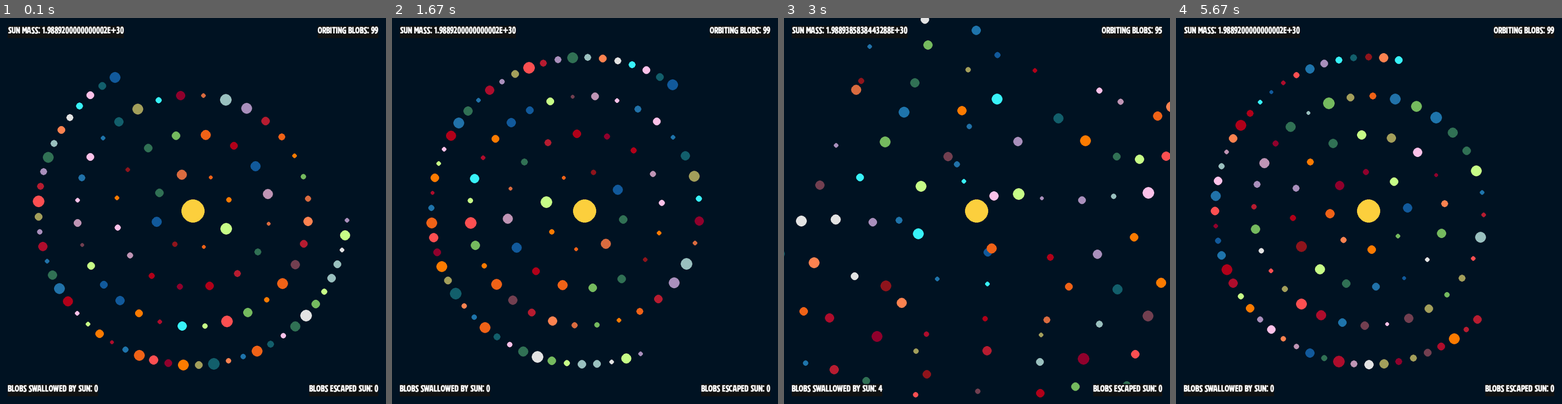
Above: before the commit, frames 1-4 (left to right).
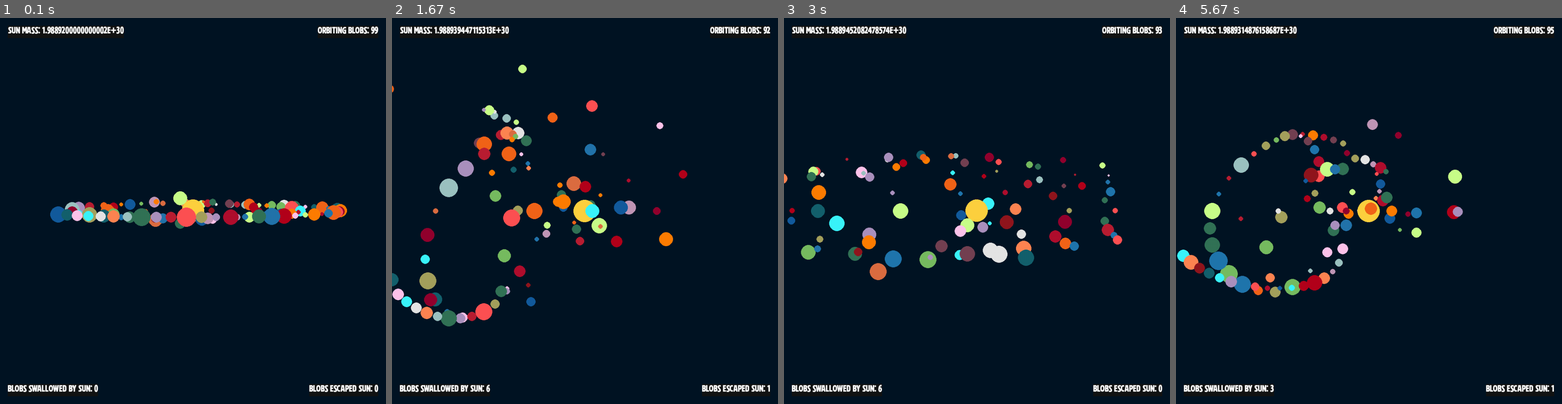
Above: after the commit, the same moments.

Repository: jmottster/newton
Game: pygame game, started from main.py
The game is run twice, just before and just after one commit, with the same random seed, the same clock (stepped at 60 frames per second) and the same inputs.
Inputs:
- Up to frame 1 (0.1 s): no input
- Up to frame 2 (1.67 s): hold D 0.33-0.8 s; hold W 0.83-1.3 s; hold D from 1.33 s (still down)
- Up to frame 3 (3 s): release D at 1.8 s; hold A 1.83-2.37 s; hold S 2.4-2.87 s; hold A from 2.9 s (still down)
- Up to frame 4 (5.67 s): release A at 3.37 s; hold W 3.4-3.87 s; hold D 3.9-4.53 s; hold S 4.57-5.03 s; hold A 5.07-5.53 s; hold D from 5.57 s (still down)

The runs differ from the first frame. In frame 1, 6.7% of the frame differs, in the area x 8-91%, y 14-92%; in frame 2, 8.6%, in the area x 0-98%, y 2-97%; in frame 3, 7.6%; in frame 4, 8.4%.

Commit message:
First draft of 3d version, many many changes

Diff:
--- a/blob_plotter.py
+++ b/blob_plotter.py
@@ -46,38 +46,49 @@
         self.blobs = []
         self.blobs_swalled = 0
         self.blobs_escaped = 0
+        self.z_axis = {}
         self.square_grid = SQUARE_BLOB_PLOTTER
         self.start_perfect_orbit = START_PERFECT_ORBIT
+        self.start_perfect_floor_bounce = START_PERFECT_FLOOR_BOUNCE
 
     def start_over(self):
         self.blobs = []
         self.blobs_swalled = 0
         self.blobs_escaped = 0
-        self.setup_blobs()
-
-    def setup_blobs(self):
+        self.z_axis = {}
+        self.plot_blobs()
+
+    def plot_blobs(self):
         # split the screen up into enough partitions for every blob
         if NUM_BLOBS > 9:
-            blob_partition = round((SCALED_SCREEN_SIZE / math.sqrt(NUM_BLOBS)))
+            blob_partition = round(((SCALED_SCREEN_SIZE) / math.sqrt(NUM_BLOBS)))
         else:
             blob_partition = SCALED_SCREEN_SIZE / 4
 
+        half_screen = SCALED_SCREEN_SIZE / 2
+
         # Set up the center blob, which will be the massive star all other blobs orbit
-        x = SCALED_SCREEN_SIZE / 2
-        y = SCALED_SCREEN_SIZE / 2
-
-        self.blobs.append(
-            MassiveBlob(
-                CENTER_BLOB_NAME,
-                CENTER_BLOB_COLOR,
-                CENTER_BLOB_RADIUS,
-                CENTER_BLOB_MASS,
-                x,
-                y,
-                0,
-                0,
-            )
-        )
+        x = half_screen
+        y = half_screen
+        z = half_screen
+
+        sun_blob = MassiveBlob(
+            CENTER_BLOB_NAME,
+            CENTER_BLOB_COLOR,
+            CENTER_BLOB_RADIUS,
+            CENTER_BLOB_MASS,
+            x,
+            y,
+            z,
+            0,
+            0,
+            0,
+        )
+        self.blobs.append(sun_blob)
+
+        if self.z_axis.get(sun_blob.z) is None:
+            self.z_axis[sun_blob.z] = []
+        self.z_axis[sun_blob.z].append(sun_blob)
 
         # Blob placement grid, either square (if SQUARE_BLOB_PLOTTER True) or circular . . .
 
@@ -87,11 +98,12 @@
         x_turns = 1
 
         # Interators for circular grid placement
-        plot_rad = 0
+        plot_phi = 0.0
+        plot_theta = math.pi * 0.5
         pi_inc = 0.25
         plot_radius = blob_partition
 
-        for z in range(NUM_BLOBS - 1):
+        for i in range(NUM_BLOBS - 1):
             # Set up some random values for this blob
             color = round(random.random() * (len(COLORS) - 1))
             radius = round((random.random() * (MAX_RADIUS - MIN_RADIUS)) + MIN_RADIUS)
@@ -107,9 +119,9 @@
                         y_turns = y_count + 1
                         y_count = 0
 
-                    if y <= (SCALED_SCREEN_SIZE / 2):
+                    if y <= half_screen:
                         x += blob_partition
-                    elif y > (SCALED_SCREEN_SIZE / 2):
+                    elif y > half_screen:
                         x -= blob_partition
                 else:
                     y_count += 1
@@ -117,95 +129,110 @@
                     if y_turns == 0:
                         x_turns = y_count + 1
 
-                    if x >= (SCALED_SCREEN_SIZE / 2):
+                    if x >= half_screen:
                         y += blob_partition
-                    elif x < (SCALED_SCREEN_SIZE / 2):
+                    elif x < half_screen:
                         y -= blob_partition
             else:  # Circular grid x,y plot for this blob
                 # Get x and y for this blob, vars set up from last interation or initial setting
-                x = (SCALED_SCREEN_SIZE / 2) + math.cos(plot_rad) * plot_radius
-                y = (SCALED_SCREEN_SIZE / 2) + math.sin(plot_rad) * plot_radius
+                x = half_screen + plot_radius * math.sin(plot_theta) * math.cos(
+                    plot_phi
+                )
+                y = half_screen + plot_radius * math.sin(plot_theta) * math.sin(
+                    plot_phi
+                )
+                z = half_screen + plot_radius * math.cos(plot_theta)
 
                 # Set up vars for next interation, move the "clock dial" another notch,
                 # or make it longer by blob_partition if we've gone around 360 degrees
-                if round(plot_rad, 8) == round((math.pi * 2) - (math.pi * pi_inc), 8):
-                    plot_rad = 0
+                if round(plot_phi, 8) == round((math.pi * 2) - (math.pi * pi_inc), 8):
+                    plot_phi = 0.0
                     plot_radius += blob_partition
                     pi_inc = pi_inc / 2
                 else:
-                    plot_rad += math.pi * pi_inc
+                    plot_phi += math.pi * pi_inc
 
             # Figure out velocity for this blob
-            dx = x - (SCALED_SCREEN_SIZE / 2)
-            dy = y - (SCALED_SCREEN_SIZE / 2)
+            dx = x - half_screen
+            dy = y - half_screen
+            dz = z - half_screen
+            d = math.sqrt(dx**2 + dy**2 + dz**2)
 
             velocity = 0
             if self.start_perfect_orbit:
                 # get velocity for a perfect orbit around center blob
-                d = math.sqrt(dx**2 + dy**2)
                 velocity = math.sqrt(G * CENTER_BLOB_MASS / d)
+            elif self.start_perfect_floor_bounce:
+                # get velocity for a perfect floor bounce when that is on
+                velocity = math.sqrt(G * FLOOR_MASS / d)
             else:
                 # Just use a random velocity
                 velocity = (
                     random.random() * (MAX_VELOCITY - MIN_VELOCITY) + MIN_VELOCITY
                 )
 
-            # Take our angle to the center and move it 90 degrees
-            # to set an orbital trajectory
-            rad = math.atan2(dy, dx)
-            rad = rad + (math.pi * 0.5)
-            # Set x and y velocities proportionate to orbital direction
-            velocityx = math.cos(rad) * velocity
-            velocityy = math.sin(rad) * velocity
-
-            ## Make sure all velocities are pointing is the right direction
-
-            # Adjust y velocities according to where they are on the x axis
-            if x > (SCALED_SCREEN_SIZE / 2) and velocityy < 0:
-                velocityy = -velocityy
-            elif x < (SCALED_SCREEN_SIZE / 2) and velocityy > 0:
-                velocityy = -velocityy
-
-            # Adjust x velocities according to where they are on the y axis
-            if y > (SCALED_SCREEN_SIZE / 2) and velocityx > 0:
-                velocityx = -velocityx
-            elif y < (SCALED_SCREEN_SIZE / 2) and velocityx < 0:
-                velocityx = -velocityx
+            theta = math.acos(dz / d)
+            phi = math.atan2(dy, dx)
+
+            theta = theta + (math.pi * 0.25)
+            phi = phi - (math.pi * 0.5)
+
+            velocityx = velocity * math.sin(theta) * math.cos(phi)
+            velocityy = velocity * math.sin(theta) * math.sin(phi)
+            velocityz = velocity * math.cos(theta)
 
             # Phew, let's instantiate this puppy . . .
-            self.blobs.append(
-                MassiveBlob(
-                    str(z + 1), COLORS[color], radius, mass, x, y, velocityx, velocityy
+            new_blob = MassiveBlob(
+                str(i + 1),
+                COLORS[color],
+                radius,
+                mass,
+                y,
+                z,
+                x,
+                velocityz,
+                velocityy,
+                velocityx,
+            )
+            self.blobs.append(new_blob)
+
+            if self.z_axis.get(new_blob.z) is None:
+                self.z_axis[new_blob.z] = []
+            self.z_axis[new_blob.z].append(new_blob)
+
+    def draw_blobs(self, screen, blob_font):
+        keys = reversed(sorted(self.z_axis.keys()))
+
+        for key in keys:
+            # Draw the blobs
+            for blob in self.z_axis[key]:
+                # get rid of dead blobs
+                if blob.dead:
+                    if blob.swallowed:
+                        self.blobs_swalled += 1
+                    elif blob.escaped:
+                        self.blobs_escaped += 1
+                    self.blobs.remove(blob)
+                    continue
+                x, y = blob.x * SCALE, blob.y * SCALE
+
+                pygame.draw.circle(
+                    screen,
+                    blob.color,
+                    (x, y),
+                    blob.radius,
                 )
-            )
-
-    def draw_blobs(self, screen, blob_font):
-        # Draw the blobs
-        for blob in self.blobs:
-            # get rid of dead blobs
-            if blob.dead:
-                if blob.swallowed:
-                    self.blobs_swalled += 1
-                elif blob.escaped:
-                    self.blobs_escaped += 1
-                self.blobs.remove(blob)
-                continue
-            x, y = blob.x * SCALE, blob.y * SCALE
-            pygame.draw.circle(
-                screen,
-                blob.color,
-                (x, y),
-                blob.radius,
-            )
-            # Uncomment for writting lables on blobs
-            # mass_text = blob_font.render(f"{blob.name}", 1, (255, 255, 255), (0, 0, 0))
-            # screen.blit(
-            #     mass_text,
-            #     (
-            #         (blob.x * SCALE) - (mass_text.get_width() / 2),
-            #         (blob.y * SCALE) - (mass_text.get_height() / 2),
-            #     ),
-            # )
+                # Uncomment for writting lables on blobs
+                # mass_text = blob_font.render(
+                #     f"{round(blob.radius)}", 1, (255, 255, 255), (0, 0, 0)
+                # )
+                # screen.blit(
+                #     mass_text,
+                #     (
+                #         (blob.x * SCALE) - (mass_text.get_width() / 2),
+                #         (blob.y * SCALE) - (mass_text.get_height() / 2),
+                #     ),
+                # )
 
     def draw_stats(self, screen, stat_font):
         # Top left, showing sun mass
@@ -271,6 +298,7 @@
     def update_blobs(self):
         # set up hash to prevent double checking blob pairs for collision
         checked = {}
+        self.z_axis = {}
 
         # Check blobs
         for blob in self.blobs:
@@ -283,7 +311,13 @@
             checked[id(blob)] = 1
 
             # Change direction or wrap if hitting the edge of screen
-            # blob.edge_detection(screen, wrap)
+            # blob.edge_detection(wrap)
+            # Turn on floor gravity (experimental)
+            # blob.floor_gravity(G)
 
             # Apply velocity
             blob.advance()
+
+            if self.z_axis.get(blob.z) is None:
+                self.z_axis[blob.z] = []
+            self.z_axis[blob.z].append(blob)
--- a/globals.py
+++ b/globals.py
@@ -19,38 +19,42 @@
 
 
 # Global vars
+
+
+# No need to ever change these
 G = 6.67428e-11  # Gravitational constant
 AU = 149.6e6 * 1000  # 1 Astronomical Unit
-SCALE_FACTOR = 500  # Number of pixles to equal 1 AU
+
+# Change to scale the size of universe (thus window)
+SCALE_PERCENT = 1
+SCALE_FACTOR = 500 * SCALE_PERCENT  # Number of pixles to equal 1 AU
+TIMESCALE = 3600 * 12 * SCALE_PERCENT  # elapsed time per frame, in seconds
+# Height and width of screen (square is best for orbits)
+SCREEN_SIZE = 1000 * SCALE_PERCENT
+MIN_RADIUS = 5 * SCALE_PERCENT
+MAX_RADIUS = 20 * SCALE_PERCENT
 SCALE = SCALE_FACTOR / AU  # 1 AU = SCALE_FACTOR pixels
+SCALED_SCREEN_SIZE = (SCREEN_SIZE / SCALE_FACTOR) * AU  # Real height and width in AU
 FRAME_RATE = 60  # there are FRAME_RATE frames per second
-TIMESCALE = 3600 * 12  # elapsed time per frame, in seconds
-SCREEN_SIZE = 1000  # Height and width of screen (square is best for orbits)
-SCALED_SCREEN_SIZE = (SCREEN_SIZE / SCALE_FACTOR) * AU  # Real height and width in AU
-BACKGROUND_COLOR = (0, 21, 36)  # screen background color
-# night black (19, 21, 21)
-# jet grey (43, 44, 40)
-# rich black (0, 21, 36)
-DISPLAY_FONT = path.join("resources", "Rushfordclean-rgz89.otf")
-WINDOW_ICON = path.join("resources", "newton_icon.png")
 
 # Vars for creating blobs somewhat randomly
 NUM_BLOBS = 100
-MIN_RADIUS = 5
-MAX_RADIUS = 15
-START_PERFECT_ORBIT = True  # If true all blobs will start
+# If true all blobs will start
 # with a perfect orbital velocity
-SQUARE_BLOB_PLOTTER = False  # Plot blobs in a square grid to start
+START_PERFECT_ORBIT = True
+START_PERFECT_FLOOR_BOUNCE = False
+# Plot blobs in a square grid to start
 # (more chaos to start), otherwise a perfect circular grid (less chaos to start) will be used
+SQUARE_BLOB_PLOTTER = False
 MIN_VELOCITY = 47.4 * 1000  # Only if START_PERFECT_ORBIT is False
 MAX_VELOCITY = 29.783 * 1000  # Only if START_PERFECT_ORBIT is False
 MIN_MASS = 3.30 * 10**23 * 0.75  # currently set with 75% of mass of Mercury
 MAX_MASS = 5.9742 * 10**24  # currently set with mass of Earth
+FLOOR_MASS = 1.98892 * 10**28
 CENTER_BLOB_MASS = 1.98892 * 10**30  # currently set with mass of the sun
-CENTER_BLOB_RADIUS = 30
+CENTER_BLOB_RADIUS = 30 * SCALE_PERCENT
 CENTER_BLOB_COLOR = (255, 210, 63)
 CENTER_BLOB_NAME = "sun"
-
 COLORS = [
     (221, 110, 66),
     (33, 118, 174),
@@ -78,6 +82,14 @@
     (166, 161, 94),
     (194, 151, 184),
 ]
+BACKGROUND_COLOR = (0, 21, 36)  # screen background color
+# night black (19, 21, 21)
+# jet grey (43, 44, 40)
+# rich black (0, 21, 36)
+DISPLAY_FONT = path.join("resources", "Rushfordclean-rgz89.otf")
+WINDOW_ICON = path.join("resources", "newton_icon.png")
+STAT_FONT_SIZE = round(24 * SCALE_PERCENT)
+BLOB_FONT_SIZE = round(16 * SCALE_PERCENT)
 
 
 # TODO get this working, keep false for now
--- a/main.py
+++ b/main.py
@@ -5,7 +5,6 @@
 
 by Jason Mott, copyright 2024
 """
-
 
 import pygame
 from resources import resource_path
@@ -30,13 +29,13 @@
 img = pygame.image.load(resource_path(WINDOW_ICON))
 pygame.display.set_icon(img)
 clock = pygame.time.Clock()
-stat_font = pygame.font.Font(resource_path(DISPLAY_FONT), 24)
-blob_font = pygame.font.Font(resource_path(DISPLAY_FONT), 18)
+stat_font = pygame.font.Font(resource_path(DISPLAY_FONT), STAT_FONT_SIZE)
+blob_font = pygame.font.Font(resource_path(DISPLAY_FONT), BLOB_FONT_SIZE)
 
 
 # Get all the blobs ready to roll
 blob_plotter = BlobPlotter()
-blob_plotter.setup_blobs()
+blob_plotter.plot_blobs()
 
 # Runtime behavior bools
 running = True
--- a/massive_blob.py
+++ b/massive_blob.py
@@ -47,7 +47,7 @@
     advance()
         applies velocity to blob, changing its x,y coordinates for next frame draw
 
-    edge_detection(screen, wrap)
+    edge_detection(wrap)
         Checks to see if blob is hitting the edge of the screen, and reverses velocity if so
         or it wraps to other end of screen if wrap==True (wrap currently not working)
 
@@ -60,21 +60,40 @@
         g is the Gravitational Constant to be applied to equation
     """
 
-    def __init__(self, name, color, radius, mass, x, y, vx, vy):
+    def __init__(self, name, color, radius, mass, x, y, z, vx, vy, vz):
         self.GRAVITATIONAL_RANGE = SCALED_SCREEN_SIZE
-        self.mass = mass
+        self.scaled_screen_size_squared = SCALED_SCREEN_SIZE * 2
+        self.scaled_screen_size_half = SCALED_SCREEN_SIZE / 2
+
         self.name = name
         self.color = color
         self.radius = radius
         self.scaled_radius = (self.radius / SCALE_FACTOR) * AU
+        self.mass = mass
         self.x = x
         self.y = y
+        self.z = z
+        self.orig_radius = (
+            self.scaled_radius,
+            self.scaled_radius / 2,
+        )
         self.vx = vx  # x velocity per frame
         self.vy = vy  # y velocity per frame
+        self.vz = vz  # z velocity per frame
         self.dead = False
         self.swallowed = False
         self.escaped = False
 
+        self.fake_blob_z()
+
+    def fake_blob_z(self):
+        # alters viewed radius to show perspective (closer=bigger/further=smaller)
+        diff = self.scaled_screen_size_half - self.z
+        self.scaled_radius = self.orig_radius[0] + (
+            self.orig_radius[1] * (diff / self.scaled_screen_size_half) * 0.75
+        )
+        self.radius = self.scaled_radius * SCALE
+
     def advance(self):
         # Advace x by velocity (one frame, with TIMESTEP elapsed time)
         self.x += self.vx * TIMESCALE
@@ -82,42 +101,74 @@
         # Advace y by velocity (one frame, with TIMESTEP elapsed time)
         self.y += self.vy * TIMESCALE
 
-    def edge_detection(self, screen, wrap):
+        # Advace z by velocity (one frame, with TIMESTEP elapsed time)
+        self.z += self.vz * TIMESCALE
+
+        self.fake_blob_z()
+
+    def edge_detection(self, wrap):
         if wrap:
             # TODO fix wraping for scale
             # Move real x to other side of screen if it's gone off the edge
             if self.vx < 0 and self.x < 0:
-                self.x = screen.get_width()
-            elif self.vx > 0 and self.x > screen.get_width():
+                self.x = SCALED_SCREEN_SIZE
+            elif self.vx > 0 and self.x > SCALED_SCREEN_SIZE:
                 self.x = 0
 
             # Move real y to other side of screen if it's gone off the edge
             if self.vy < 0 and self.y < 0:
-                self.y = screen.get_height()
-            elif self.vy > 0 and self.y > screen.get_height():
+                self.y = SCALED_SCREEN_SIZE
+            elif self.vy > 0 and self.y > SCALED_SCREEN_SIZE:
                 self.y = 0
 
         else:
             zero = 0  # -(SCALED_SCREEN_SIZE / 4)
-            screen_size = SCALED_SCREEN_SIZE  # + (SCALED_SCREEN_SIZE / 4)
+            screen_size = (
+                SCREEN_SIZE  # SCALED_SCREEN_SIZE  # + (SCALED_SCREEN_SIZE / 4)
+            )
+            local_x = self.x * SCALE
+            local_y = self.y * SCALE
+            local_z = self.z * SCALE
 
             # Change x direction if hitting the edge of screen
-            if ((self.x - self.scaled_radius) < zero) and (self.vx < 0):
+            if ((local_x - self.radius) <= zero) and (self.vx <= 0):
                 self.vx = -self.vx
-            if ((self.x + self.scaled_radius) > screen_size) and (self.vx > 0):
+                self.x = self.scaled_radius
+                self.vx = self.vx * 0.995
+
+            if ((local_x + self.radius) >= screen_size) and (self.vx >= 0):
                 self.vx = -self.vx
+                self.x = SCALED_SCREEN_SIZE - self.scaled_radius
+                self.vx = self.vx * 0.995
 
             # Change y direction if hitting the edge of screen
-            if ((self.y - self.scaled_radius) < zero) and (self.vy < 0):
+            if ((local_y - self.radius) <= zero) and (self.vy <= 0):
                 self.vy = -self.vy
-            if ((self.y + self.scaled_radius) > screen_size) and self.vy > 0:
+                self.y = self.scaled_radius
+                self.vy = self.vy * 0.995
+
+            if ((local_y + self.radius) >= screen_size) and self.vy >= 0:
                 self.vy = -self.vy
+                self.y = SCALED_SCREEN_SIZE - self.scaled_radius
+                self.vy = self.vy * 0.995
+
+            # Change z direction if hitting the edge of screen
+            if ((local_z - self.radius) <= screen_size) and (self.vz <= 0):
+                self.vz = -self.vz
+                self.z = self.scaled_radius
+                self.vz = self.vz * 0.995
+
+            if ((local_z + self.radius) >= screen_size - screen_size) and self.vz >= 0:
+                self.vz = -self.vz
+                self.z = SCALED_SCREEN_SIZE - self.scaled_radius
+                self.vz = self.vz * 0.995
 
     def collision_detection(self, blob):
         dx = blob.x - self.x
         dy = blob.y - self.y
-        d = math.sqrt((dx * dx) + (dy * dy))
-        dd = self.scaled_radius + blob.scaled_radius
+        dz = blob.z - self.z
+        d = math.sqrt((dx**2) + (dy**2) + (dz**2))
+        dd = self.orig_radius[0] + blob.orig_radius[0]
 
         # Check if the two blobs are touching
         if d <= dd:
@@ -140,6 +191,17 @@
             ) + 2 * uy2 * blob.mass / (self.mass + blob.mass)
 
             blob.vy = 2 * uy1 * self.mass / (self.mass + blob.mass) + uy2 * (
+                blob.mass - self.mass
+            ) / (self.mass + blob.mass)
+
+            # z reaction
+            uz1, uz2 = self.vz, blob.vz
+
+            self.vz = uz1 * (self.mass - blob.mass) / (
+                self.mass + blob.mass
+            ) + 2 * uz2 * blob.mass / (self.mass + blob.mass)
+
+            blob.vz = 2 * uz1 * self.mass / (self.mass + blob.mass) + uz2 * (
                 blob.mass - self.mass
             ) / (self.mass + blob.mass)
 
@@ -148,6 +210,8 @@
             blob.vx = blob.vx * 0.995
             self.vy = self.vy * 0.995
             blob.vy = blob.vy * 0.995
+            self.vz = self.vz * 0.995
+            blob.vz = blob.vz * 0.995
 
             # To prevent (or reduce) cling-ons, we have the center blob swallow blobs
             # that cross the collision boundry too far
@@ -157,7 +221,7 @@
                 if self.name == CENTER_BLOB_NAME:
                     smaller_blob = blob
                     larger_blob = self
-                if abs(dd - d) >= (smaller_blob.scaled_radius * 0.6):
+                if abs(dd - d) >= (smaller_blob.orig_radius[0] * 0.6):
                     larger_blob.mass += smaller_blob.mass
                     smaller_blob.dead = True
                     smaller_blob.swallowed = True
@@ -167,22 +231,54 @@
         # where gravity stops (to keep blobs from gluing to each other)
         dx = blob.x - self.x
         dy = blob.y - self.y
-        d = math.sqrt((dx * dx) + (dy * dy))
-        dd = (self.scaled_radius * 0.90) + blob.scaled_radius
+        dz = blob.z - self.z
+
+        d = math.sqrt((dx**2) + (dy**2) + (dz**2))
+        dd = (self.orig_radius[0] * 0.90) + blob.orig_radius[0]
 
         # if two blobs are within gravitational range of each other,
         # and not overlapping too much
         if d < self.GRAVITATIONAL_RANGE and d >= dd:
             F = g * self.mass * blob.mass / d**2
 
-            rad = math.atan2(dy, dx)
-            fdx = math.cos(rad) * F
-            fdy = math.sin(rad) * F
+            theta = math.acos(dz / d)
+            phi = math.atan2(dy, dx)
+
+            fdx = F * math.sin(theta) * math.cos(phi)
+            fdy = F * math.sin(theta) * math.sin(phi)
+            fdz = F * math.cos(theta)
 
             self.vx += fdx / self.mass * TIMESCALE
             self.vy += fdy / self.mass * TIMESCALE
+            self.vz += fdz / self.mass * TIMESCALE
 
         elif d > self.GRAVITATIONAL_RANGE and self.name == CENTER_BLOB_NAME:
             # If out of Sun's gravitational range, kill it
             blob.dead = True
             blob.escaped = True
+
+    def floor_gravity(self, g):
+        other_mass = FLOOR_MASS
+
+        # Get distance between blobs, and cross over distance
+        # where gravity stops (to keep blobs from gluing to each other)
+        dx = self.scaled_screen_size_half - self.x
+        dy = SCALED_SCREEN_SIZE - self.y
+        dz = self.scaled_screen_size_half - self.z
+        d = dy
+
+        # if two blobs are within gravitational range of each other,
+        # and not overlapping too much
+        if d > self.orig_radius[0]:
+            F = g * self.mass * other_mass / d**2
+
+            # theta = math.acos(dz / d)
+            # phi = math.atan2(dy, dx)
+
+            # fdx = F * math.sin(theta) * math.cos(phi)
+            # fdy = F * math.sin(theta) * math.sin(phi)
+            # fdz = F * math.cos(theta)
+
+            # self.vx += fdx / self.mass * TIMESCALE
+            self.vy += F / self.mass * TIMESCALE
+            # self.vz += fdz / self.mass * TIMESCALE
